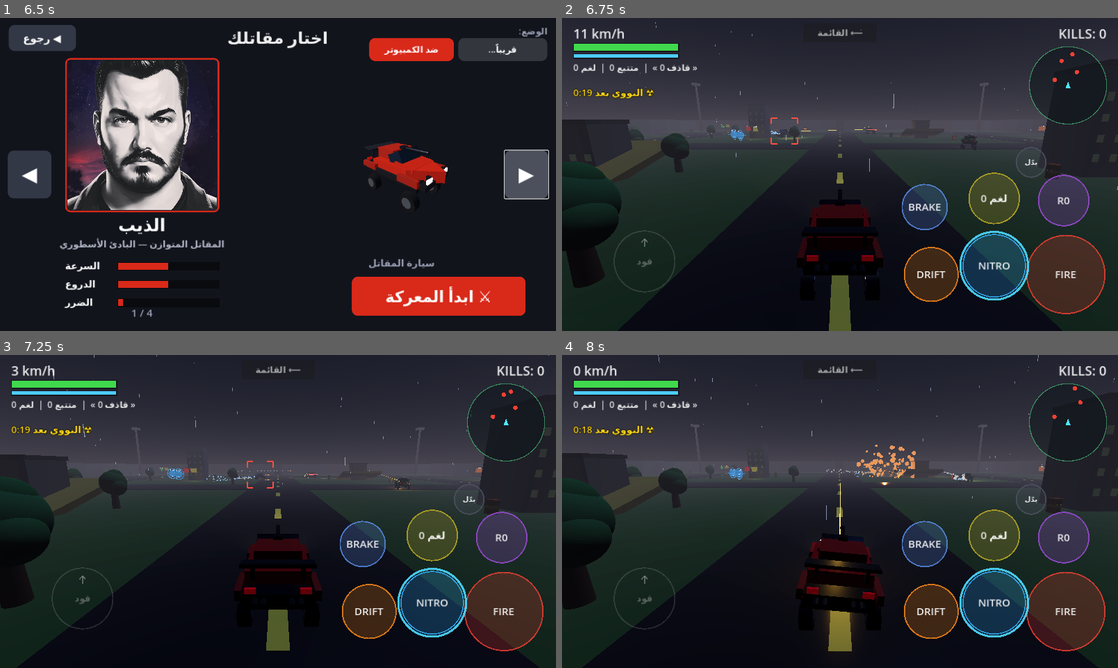
Above: before the commit, frames 1-4 (two rows, left to right).
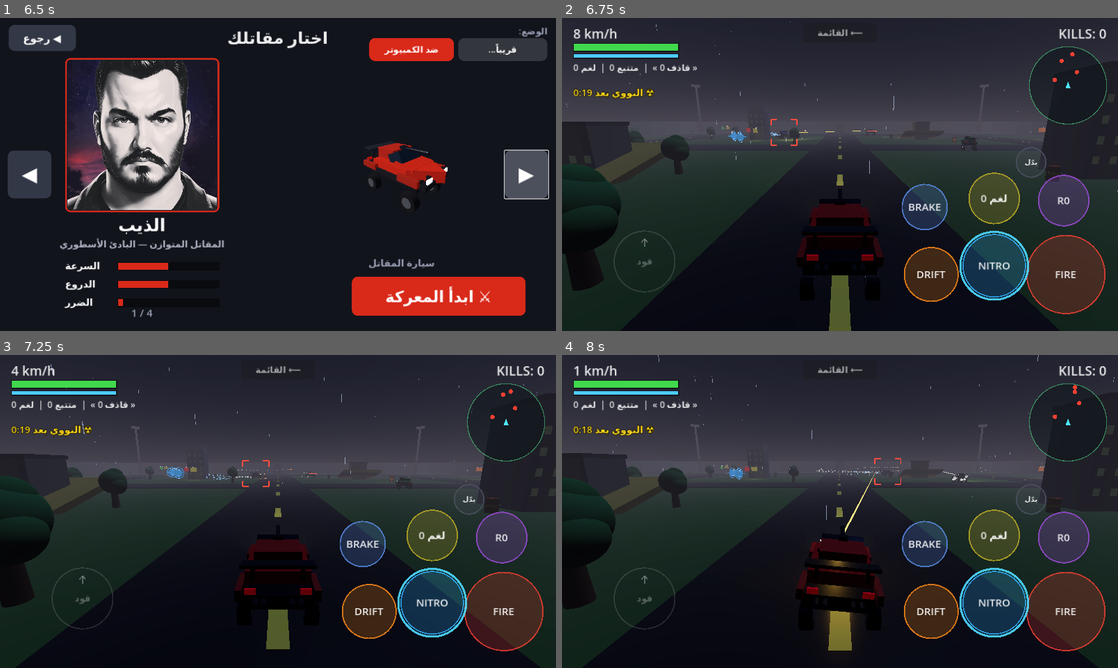
Above: after the commit, the same moments.

Repository: ghaith234-lgtm/metal-arena
Game: Godot game, scene res://scenes/menu.tscn
Two runs of this game, one before a commit and one after it. Both use one fixed random seed, a clock stepped at 60 frames per second and the inputs below.
Inputs (mouse positions are in pixels of both pictures, inside the frame that each line leads up to):
- Up to frame 1 (6.5 s): click "START GAME" at 0.5 s; click "◀ رجوع" at 1.25 s; click "START GAME" at 2 s; click "ضد الكمبيوتر" at 2.75 s; click "لاعبين (قريباً)" at 3.5 s; click "قريباً..." at 4.25 s; click "◀" at 5 s; click "▶" at 5.75 s
- Up to frame 2 (6.75 s): click "⚔ ابدأ المعركة" at 6.5 s
- Up to frame 3 (7.25 s): no input
- Up to frame 4 (8 s): tap Enter at 7.25 s; move the mouse to (962, 495) at 7.27 s; hold Right (ui_right) from 7.28 s (still down); hold F from 7.28 s (still down); click (962, 495) at 7.42 s; tap Space at 7.52 s

Frame 1 is identical in both runs. In frame 2, 1.3% of the frame differs, in the area x 0-100%, y 1-100%; in frame 3, 0.9%; in frame 4, 0.7%.

Commit message:
Add files via upload

Diff:
--- a/scripts/car.gd
+++ b/scripts/car.gd
@@ -3,7 +3,7 @@
 
 # ============================================================
 #  سيارة أركيد قتالية - المرحلة 4
-#  فيزياء معدلة لتحكم أسهل وأكثر استجابة وثباتاً
+#  فيزياء + رشاش لا نهائي + أسلحة خاصة محدودة + أصوات + تفحيط
 # ============================================================
 
 signal died(attacker)
@@ -27,17 +27,17 @@
 @export var spring_damping: float = 90.0
 
 # ---------- الدفع ----------
-@export var engine_power: float = 2000.0      # تسارع أقوى
-@export var max_speed: float = 35.0           # سرعة قصوى أعلى
-@export var reverse_speed: float = 15.0       # سرعة رجوع للخلف أفضل
-@export var brake_power: float = 3500.0       # فرامل أقوى وأسرع استجابة
-@export var extra_air_gravity: float = 12.0   # سحب السيارة للأرض أسرع عند القفز
+@export var engine_power: float = 1500.0
+@export var max_speed: float = 28.0
+@export var reverse_speed: float = 10.0
+@export var brake_power: float = 2200.0
+@export var extra_air_gravity: float = 6.0
 
 # ---------- التحكم ----------
-@export var steer_strength: float = 7.0       # انعطاف أسرع وأكثر دقة
-@export var grip: float = 12.0                # ثبات عالي جداً لمنع الانزلاق
-@export var drift_grip: float = 3.5           # تفحيط مسيطر عليه ومستقر
-@export var air_steer: float = 2.0            # تحكم ممتاز أثناء الطيران في الهواء
+@export var steer_strength: float = 4.5
+@export var grip: float = 6.0
+@export var drift_grip: float = 1.7
+@export var air_steer: float = 0.8
 @export var body_color: Color = Color(0.85, 0.16, 0.1)
 
 # ---------- القتال ----------
@@ -154,8 +154,8 @@
 	mass = 60.0
 	center_of_mass_mode = RigidBody3D.CENTER_OF_MASS_MODE_CUSTOM
 	center_of_mass = Vector3(0.0, -0.25, 0.0)
-	angular_damp = 5.0   # التخميد الزاوي: يمنع السيارة من الدوران حول نفسها عشوائياً
-	linear_damp = 0.5    # التخميد الخطي: يوقف السيارة بسرعة عند إفلات زر البنزين
+	angular_damp = 3.0
+	linear_damp = 0.05
 	can_sleep = false
 	continuous_cd = true
 	contact_monitor = true
